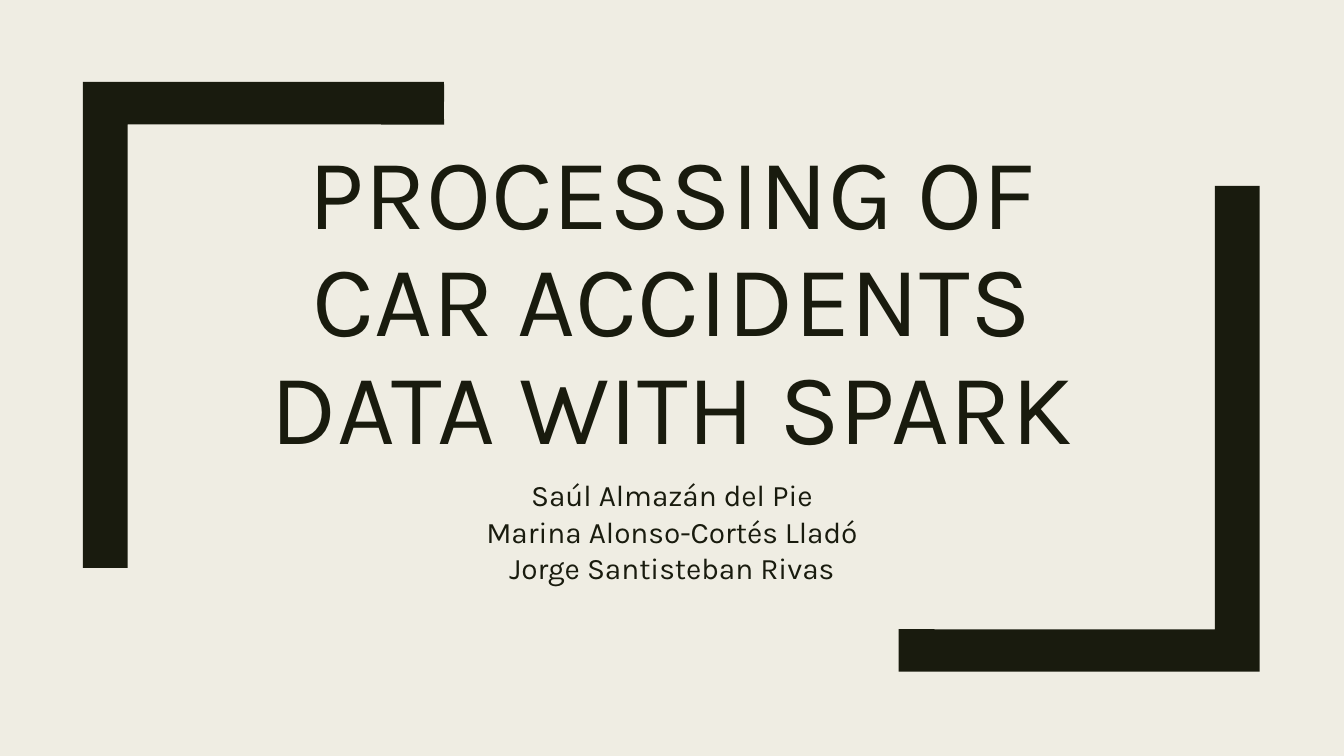
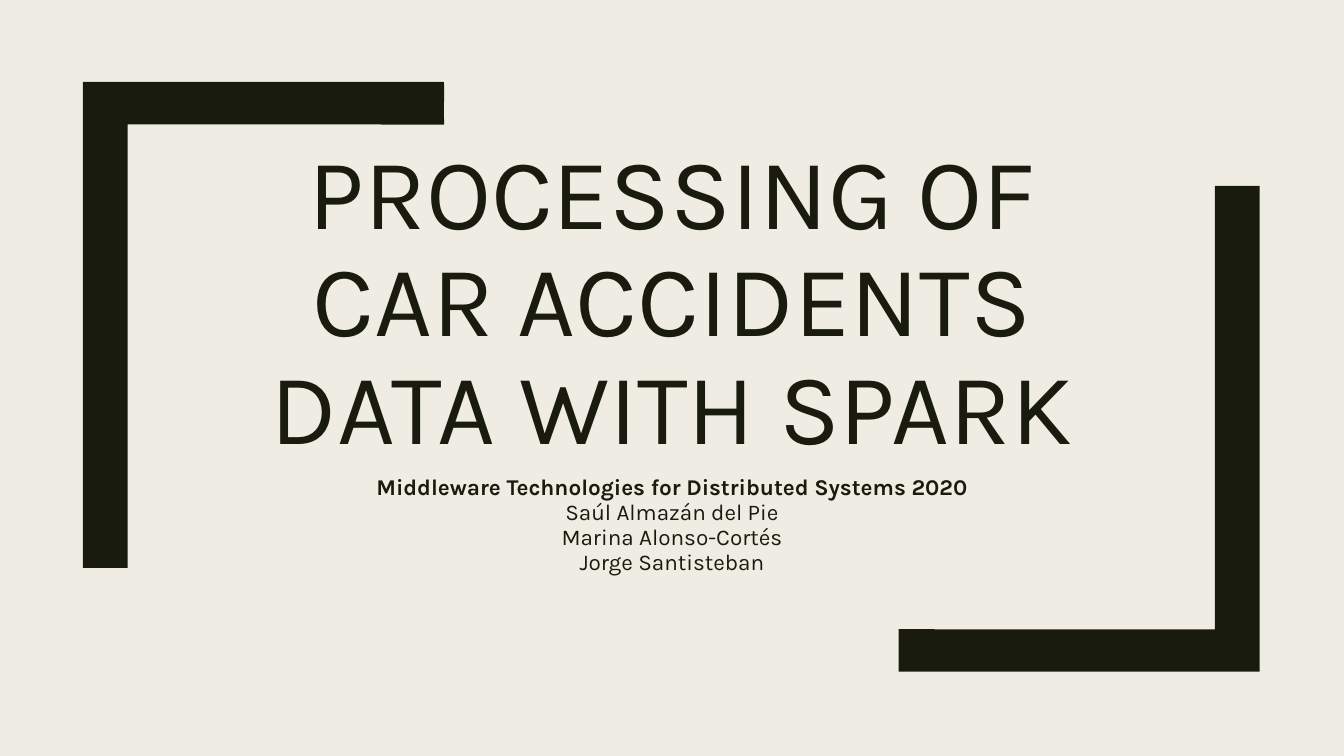
Before and after one commit to malonsocortes/Middleware_Final_Projects, a slide deck: slide 1 of Presentations/Presentation Apache Spark.pptx. Drawn at 1344x756 pixels with LibreOffice and Linux fonts; fonts in the diff are those of the drawing. Boxes give left, top, right and bottom in pixels: in the first picture for what was removed or moved away, otherwise in the second. Text is boxed around its words. In the diff, an @@ line names an element or a change of style, - is before the commit and + after.

```diff
--- a/Presentations/Presentation Apache Spark.pptx
+++ b/Presentations/Presentation Apache Spark.pptx
@@ subtitle at (376,479,968,501): paragraph added @@
+Middleware Technologies for Distributed Systems 2020
@@ subtitle at (565,500,779,521): size 21.3 to 16.1 pt in "Saúl Almazán del Pie"; line spacing 1.02 to 0.92 @@
@@ subtitle at (562,528,782,576): text changed; size 21.3 to 16.1 pt @@
-Marina Alonso-Cortés Lladó
-Jorge Santisteban Rivas
+Marina Alonso-Cortés
+Jorge Santisteban
```
Also in this commit, not shown: 1 other file.
